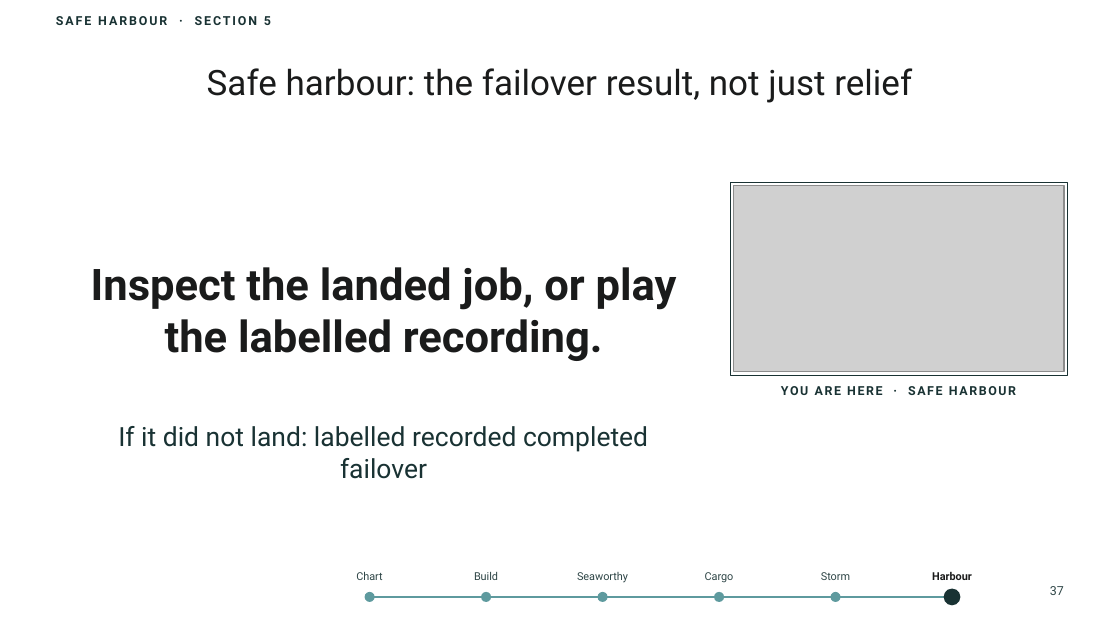
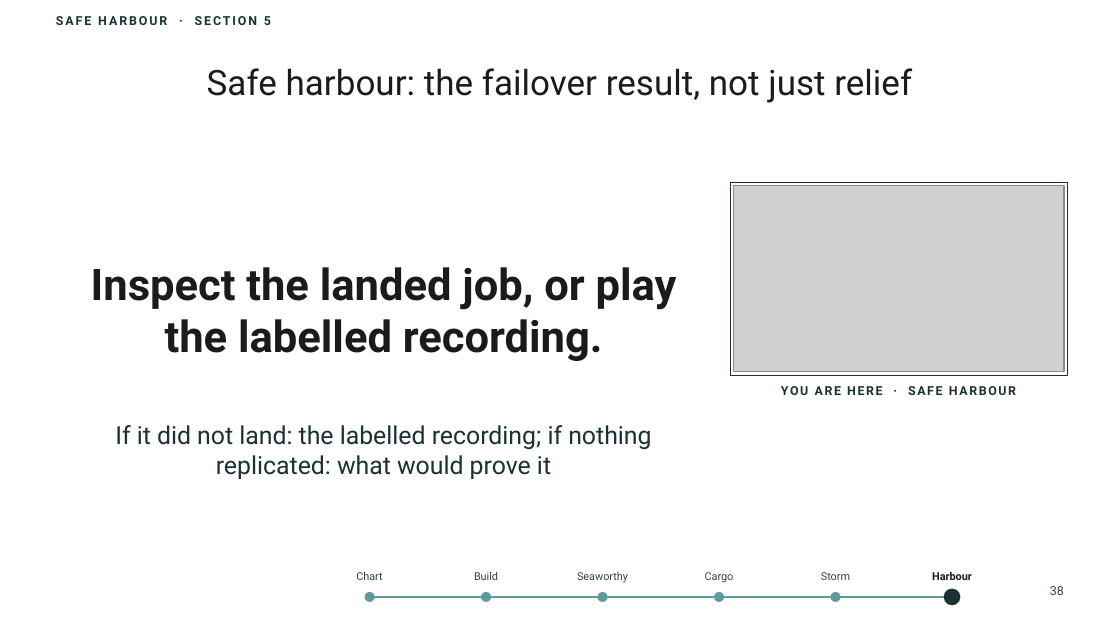
Before and after one commit to thisismydemo/nic2026_azl, a slide deck: slide 38 of presentation/Azure_Local_Discovery_to_Day2_NIC2026.pptx (slide 37 before the commit). Drawn at 1120x630 pixels with LibreOffice and Linux fonts; fonts in the diff are those of the drawing; grey boxes stand for pictures; background and template pictures are left out. Boxes give left, top, right and bottom in pixels: in the first picture for what was removed or moved away, otherwise in the second. Text is boxed around its words. In the diff, an @@ line names an element or a change of style, - is before the commit and + after.

```diff
--- a/presentation/Azure_Local_Discovery_to_Day2_NIC2026.pptx
+++ b/presentation/Azure_Local_Discovery_to_Day2_NIC2026.pptx
@@ text at [115,425,651,479]: text changed; size 17 to 16 pt @@
-If it did not land: labelled recorded completed failover
+If it did not land: the labelled recording; if nothing replicated: what would prove it
@@ text at [1050,586,1064,595]: text changed @@
-37
+38
```
Also in this commit, not shown: 22 other slides changed, 1 slide added, 29 other files.
